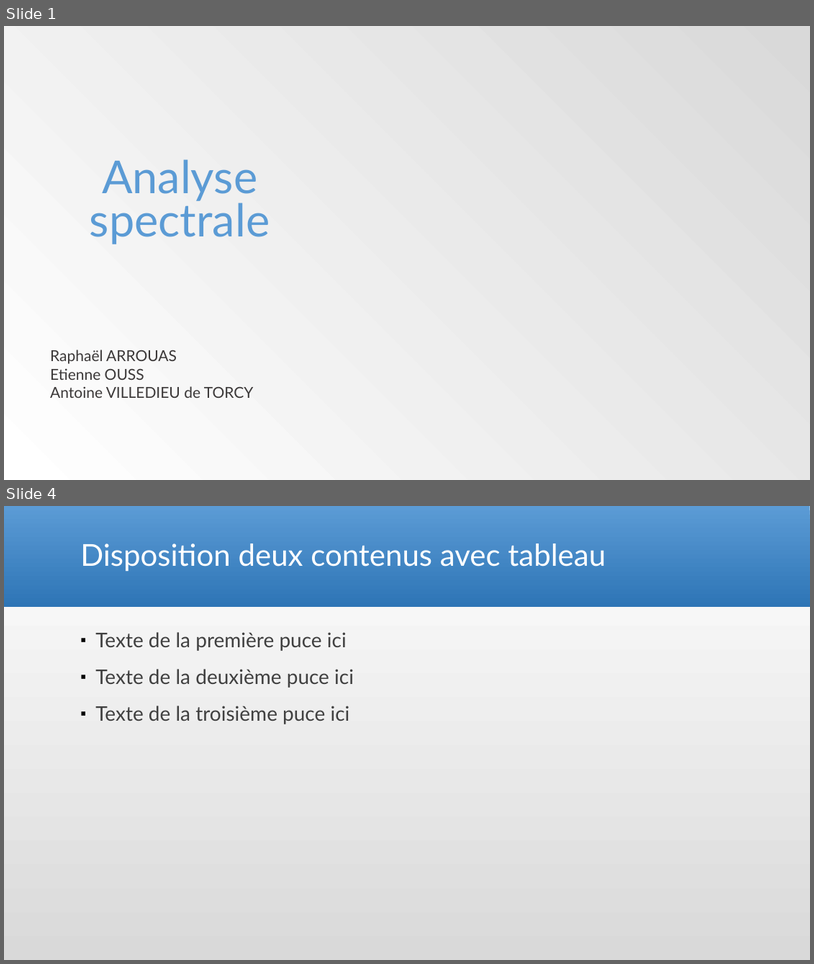
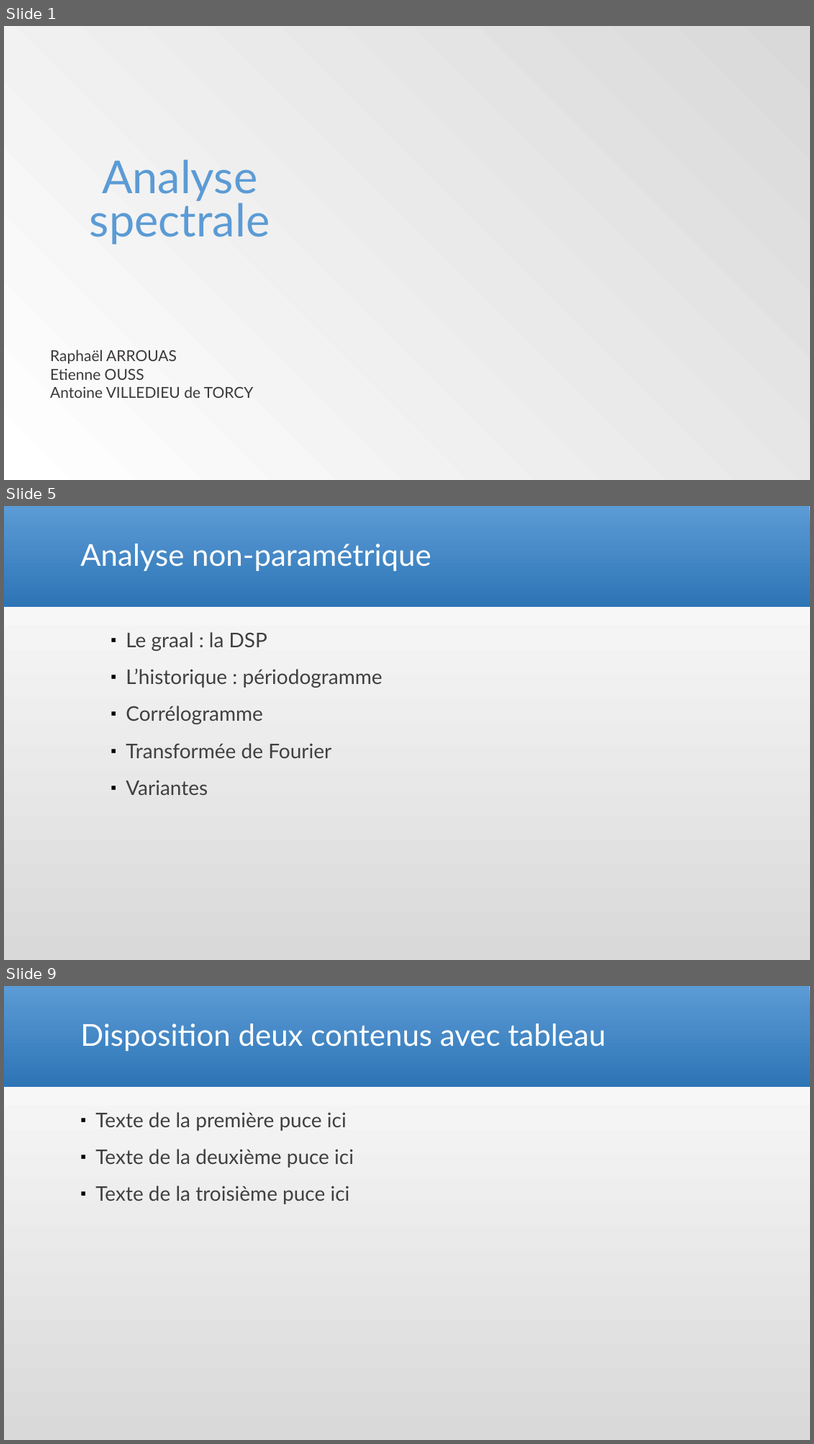
Before and after one commit to Arcyno/analyse_spectrale, a slide deck: Analyse spectrale_etienne.pptx. Shown one above the other, each under a label of ours: slides 1 and 4 before the commit, slides 1, 5 and 9 after it; the slides between them are not shown. The pictures are 814x964 and 814x1444 pixels, drawn with LibreOffice and Linux fonts; fonts in the diff are those of the drawing; background and template pictures are left out. Boxes give left, top, right and bottom in pixels: in the first picture for what was removed or moved away, otherwise in the second. Text is boxed around its words. In the diff, an @@ line names an element or a change of style, - is before the commit and + after.

```diff
--- a/Analyse spectrale_etienne.pptx
+++ b/Analyse spectrale_etienne.pptx
@@ slide 5 added at <box>4,506,810,960</box>, background gradient #D9D9D9 to #FFFFFF; not listed: 1 template element that a slide beside it also shows @@
@@ title added at <box>80,543,432,571</box>, 36 pt, text #FFFFFF @@
+Analyse non-paramétrique
@@ text added at <box>126,632,383,795</box>, 24 pt, text #404040 @@
+▪ Le graal : la DSP
+▪ L’historique : périodogramme
+▪ Corrélogramme
+▪ Transformée de Fourier
+▪ Variantes
@@ what was slide 4 is now slide 9 @@
```
Also in this commit, not shown: 3 slides changed, 4 other slides added.
